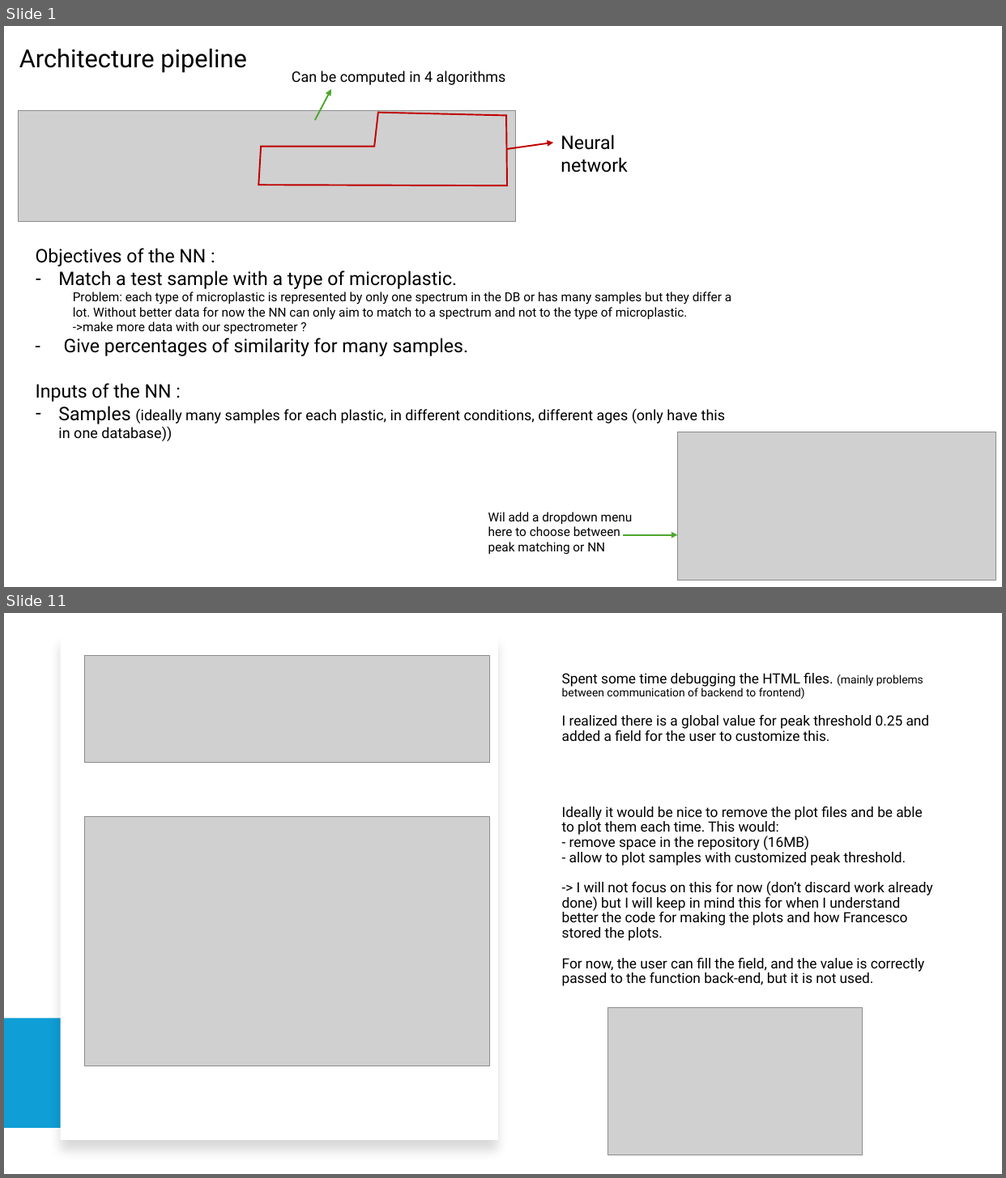
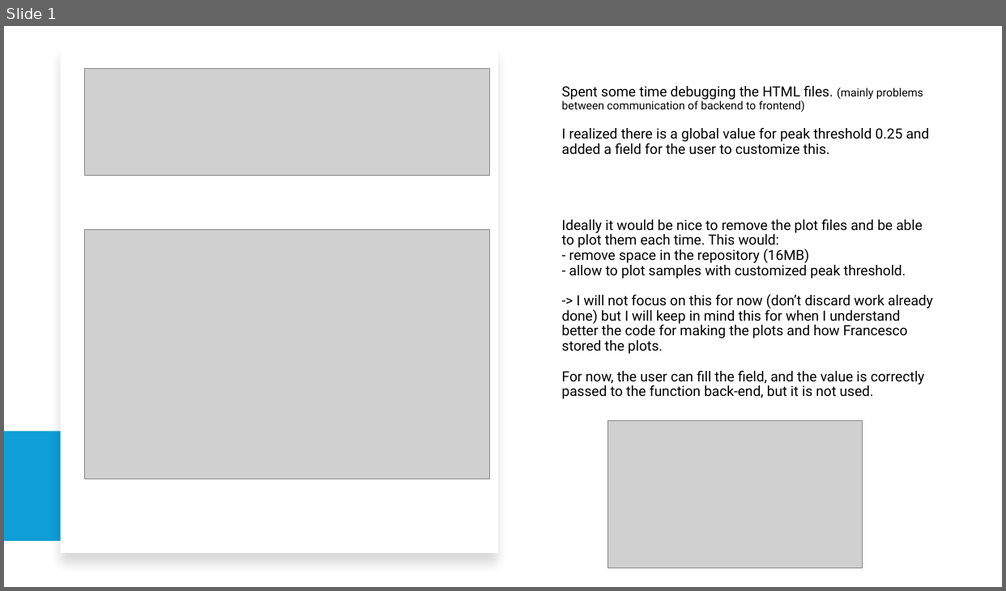
Before and after one commit to blichub/temp_raman_personal, a slide deck: raman_week7.pptx. Shown one above the other, each under a label of ours: slides 1 and 11 before the commit, slide 1 after it; the slides between them are not shown. The pictures are 1006x1178 and 1006x591 pixels, drawn with LibreOffice and Linux fonts; fonts in the diff are those of the drawing; grey boxes stand for pictures. Boxes give left, top, right and bottom in pixels: in the first picture for what was removed or moved away, otherwise in the second. Text is boxed around its words. In the diff, an @@ line names an element or a change of style, - is before the commit and + after.

```diff
--- a/raman_week7.pptx
+++ b/raman_week7.pptx
@@ slide 1 removed at bbox=[4, 26, 1002, 587], background #FFFFFF @@
@@ title removed at bbox=[19, 49, 247, 73] @@
-Architecture pipeline
@@ text removed at bbox=[292, 71, 506, 85] @@
-Can be computed in 4 algorithms
@@ arrow removed from (315, 120) to (331, 90) @@
@@ picture removed at bbox=[19, 110, 516, 221] @@
@@ freeform shape removed at bbox=[258, 112, 507, 186] @@
@@ arrow removed from (507, 149) to (553, 143) @@
@@ text removed at bbox=[560, 135, 628, 173] @@
-Neural network
@@ text removed at bbox=[36, 248, 731, 442] @@
-Objectives of the NN :
-– Match a test sample with a type of microplastic.
-  Problem: each type of microplastic is represented by only one spectrum in the DB or has many samples but they differ a lot. Without better data for now the NN can only aim to match to a spectrum and not to the type of microplastic.
-  ->make more data with our spectrometer ?
-- Give percentages of similarity for many samples.
-Inputs of the NN :
-– Samples (ideally many samples for each plastic, in different conditions, different ages (only have this in one database))
@@ picture removed at bbox=[678, 432, 997, 580] @@
@@ text removed at bbox=[488, 512, 633, 554] @@
-Wil add a dropdown menu here to choose between peak matching or NN
@@ arrow removed from (623, 535) to (678, 535) @@
@@ what was slide 11 is now slide 1 @@
```
Also in this commit, not shown: 9 other slides removed, 6 other files.
